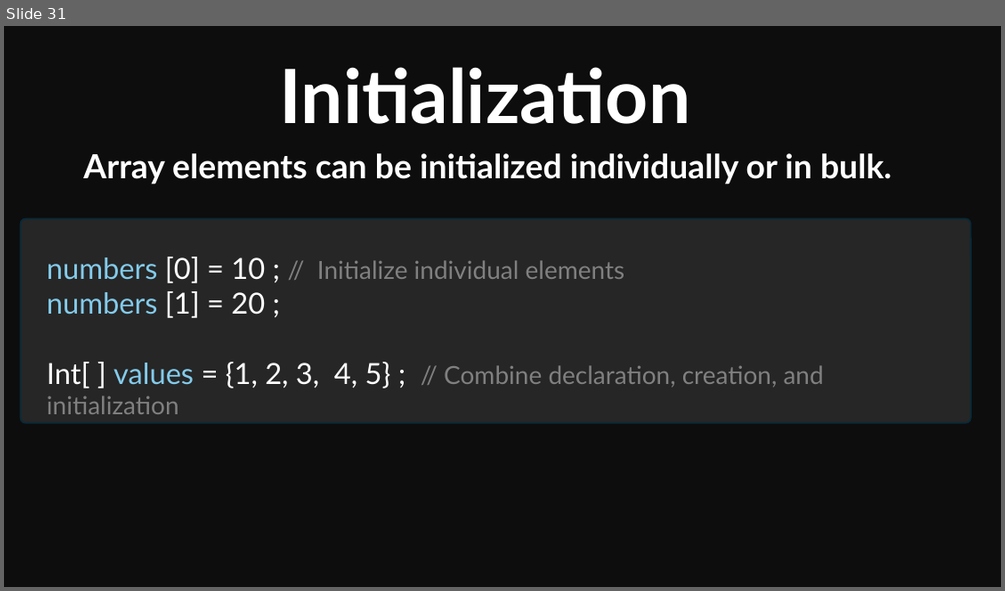
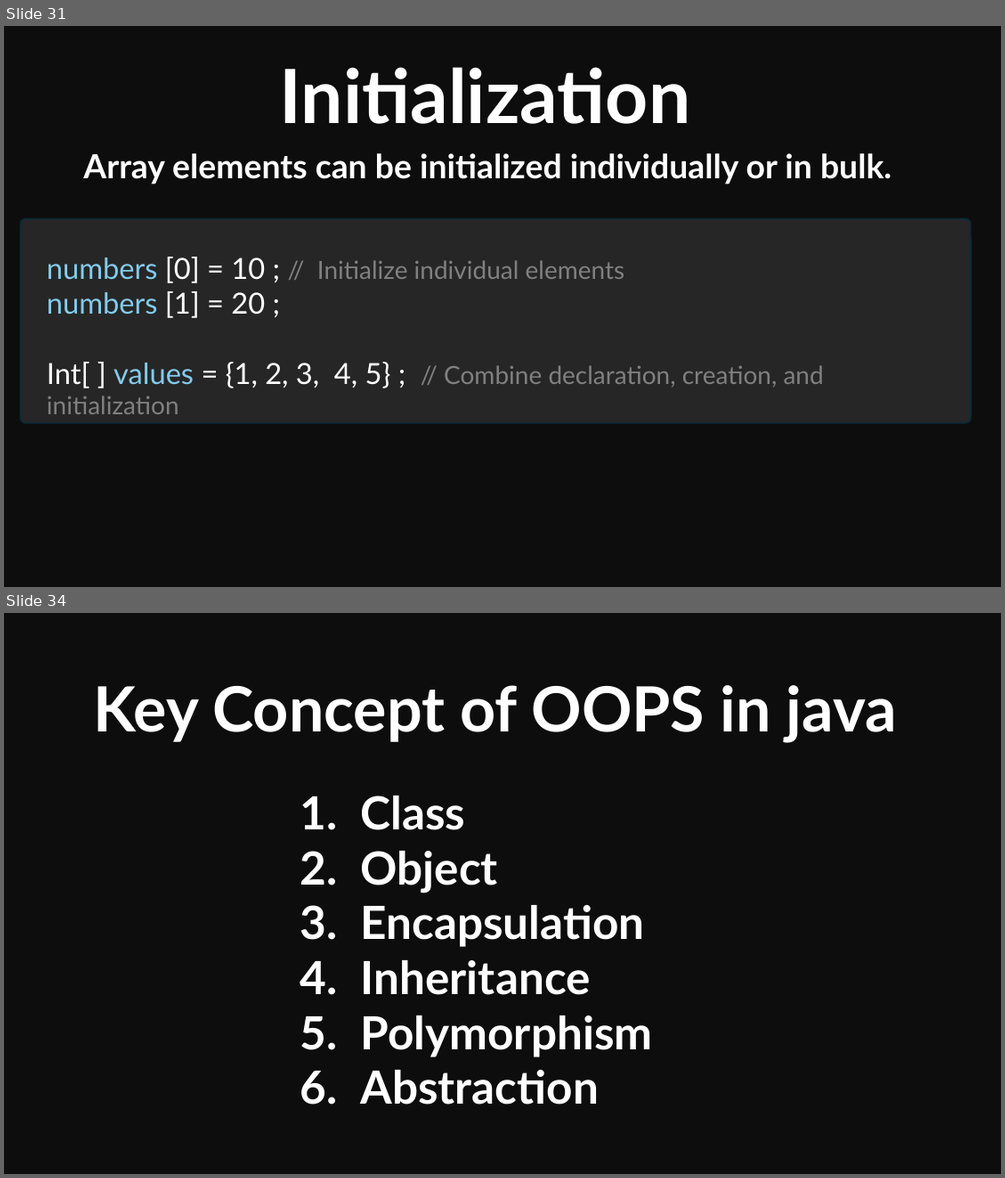
Before and after one commit to Mohitscodiclab/Java_Full_Course, a slide deck: JAVA.pptx. Shown one above the other, each under a label of ours: slide 31 before the commit, slides 31 and 34 after it; the slides between them are not shown. The pictures are 1005x591 and 1005x1178 pixels, drawn with LibreOffice and Linux fonts; fonts in the diff are those of the drawing. Boxes give left, top, right and bottom in pixels: in the first picture for what was removed or moved away, otherwise in the second. Text is boxed around its words. In the diff, an @@ line names an element or a change of style, - is before the commit and + after.

```diff
--- a/JAVA.pptx
+++ b/JAVA.pptx
@@ slide 34 added at [4, 613, 1001, 1174], background #0D0D0D @@
@@ text added at [93, 685, 897, 743], 60 pt, text #FFFFFF, bold @@
+Key Concept of OOPS in java
@@ text added at [361, 795, 653, 1104], 44 pt, text #FFFFFF, bold @@
+1. Class
+2. Object
+3. Encapsulation
+4. Inheritance
+5. Polymorphism
+6. Abstraction
```
Also in this commit, not shown: 17 other slides added, 34 other files.
